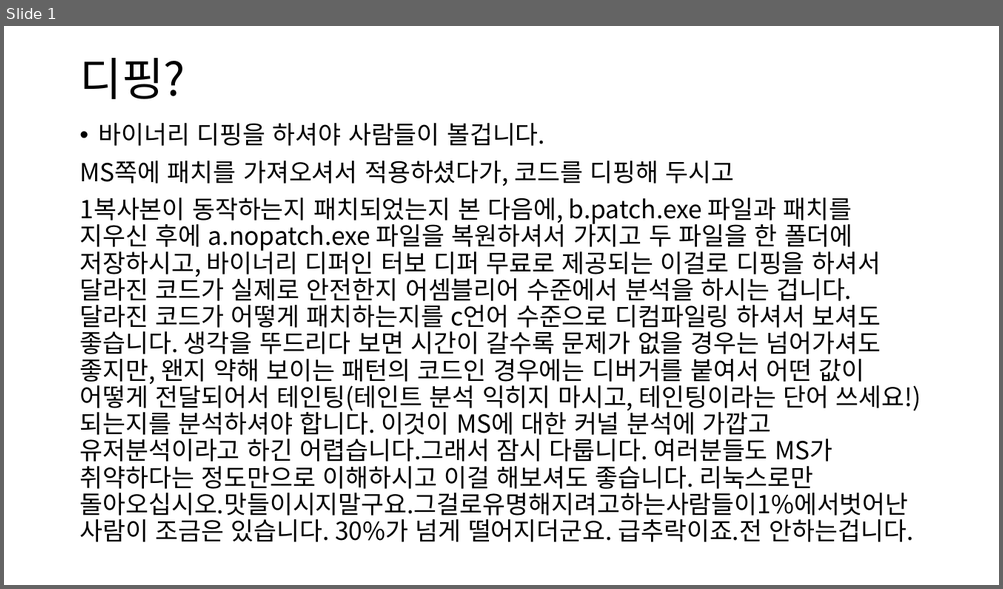
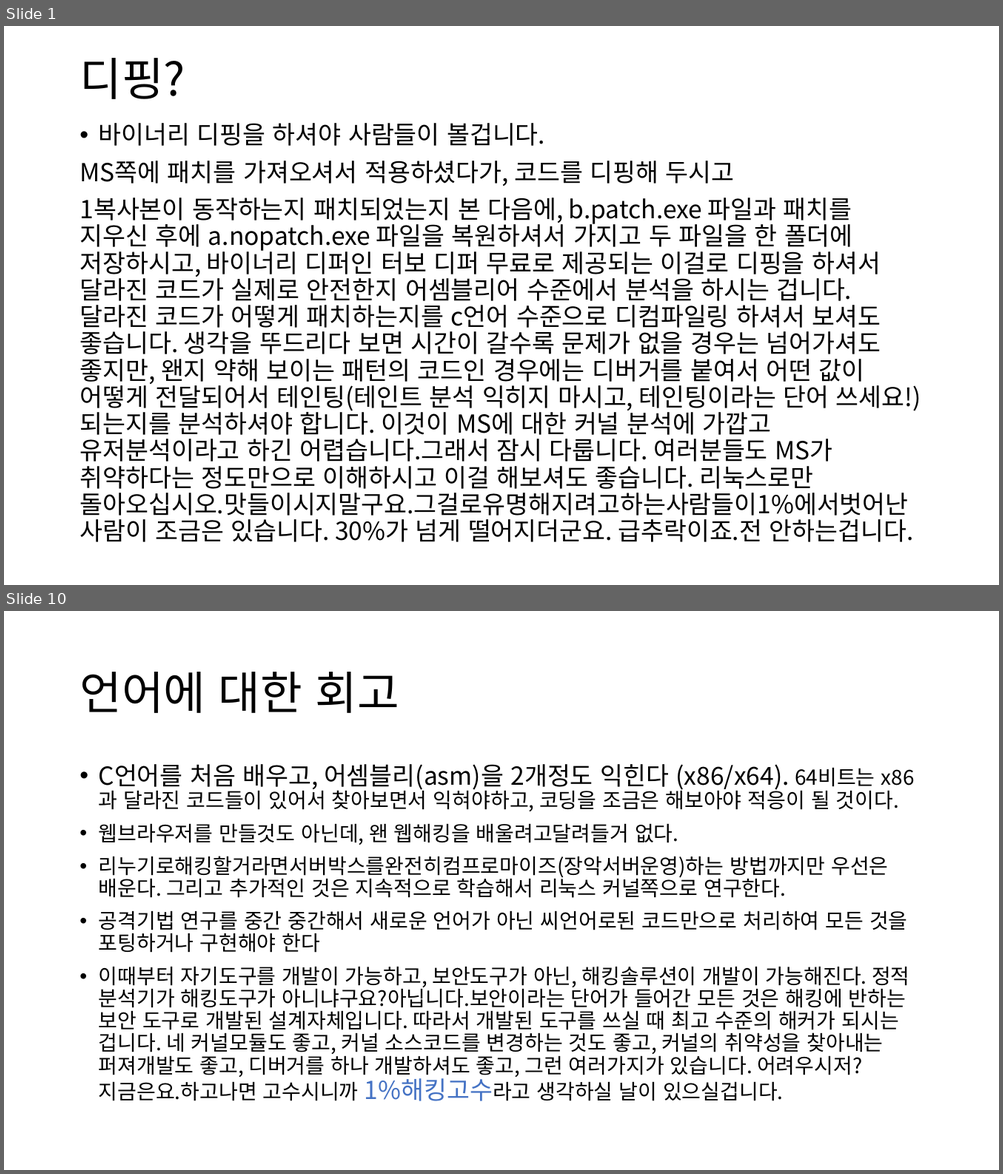
Before and after one commit to tkopppop/CveSs, a slide deck: 바이너리디핑론과부가적해킹기법들소개.pptx. Shown one above the other, each under a label of ours: slide 1 before the commit, slides 1 and 10 after it; the slides between them are not shown. The pictures are 1003x589 and 1003x1174 pixels, drawn with LibreOffice and Linux fonts; fonts in the diff are those of the drawing. Boxes give left, top, right and bottom in pixels: in the first picture for what was removed or moved away, otherwise in the second. Text is boxed around its words. In the diff, an @@ line names an element or a change of style, - is before the commit and + after.

```diff
--- a/바이너리디핑론과부가적해킹기법들소개.pptx
+++ b/바이너리디핑론과부가적해킹기법들소개.pptx
@@ slide 10 added at [4, 611, 999, 1170], background #FFFFFF @@
@@ title added at [79, 672, 399, 713], 44 pt, text #000000 @@
+언어에 대한 회고
@@ text added at [99, 764, 910, 1102], 20 pt, text #000000 @@
+• C언어를 처음 배우고, 어셈블리(asm)을 2개정도 익힌다 (x86/x64). 64비트는 x86과 달라진 코드들이 있어서 찾아보면서 익혀야하고, 코딩을 조금은 해보아야 적응이 될 것이다.
+• 웹브라우저를 만들것도 아닌데, 왠 웹해킹을 배울려고달려들거 없다.
+• 리누기로해킹할거라면서버박스를완전히컴프로마이즈(장악서버운영)하는 방법까지만 우선은 배운다. 그리고 추가적인 것은 지속적으로 학습해서 리눅스 커널쪽으로 연구한다.
+• 공격기법 연구를 중간 중간해서 새로운 언어가 아닌 씨언어로된 코드만으로 처리하여 모든 것을 포팅하거나 구현해야 한다
+• 이때부터 자기도구를 개발이 가능하고, 보안도구가 아닌, 해킹솔루션이 개발이 가능해진다. 정적 분석기가 해킹도구가 아니냐구요?아닙니다.보안이라는 단어가 들어간 모든 것은 해킹에 반하는 보안 도구로 개발된 설계자체입니다. 따라서 개발된 도구를 쓰실 때 최고 수준의 해커가 되시는 겁니다. 네 커널모듈도 좋고, 커널 소스코드를 변경하는 것도 좋고, 커널의 취약성을 찾아내는 퍼져개발도 좋고, 디버거를 하나 개발하셔도 좋고, 그런 여러가지가 있습니다. 어려우시저?지금은요.하고나면 고수시니까 1%해킹고수라고 생각하실 날이 있으실겁니다.
```
Also in this commit, not shown: 8 slides changed.
